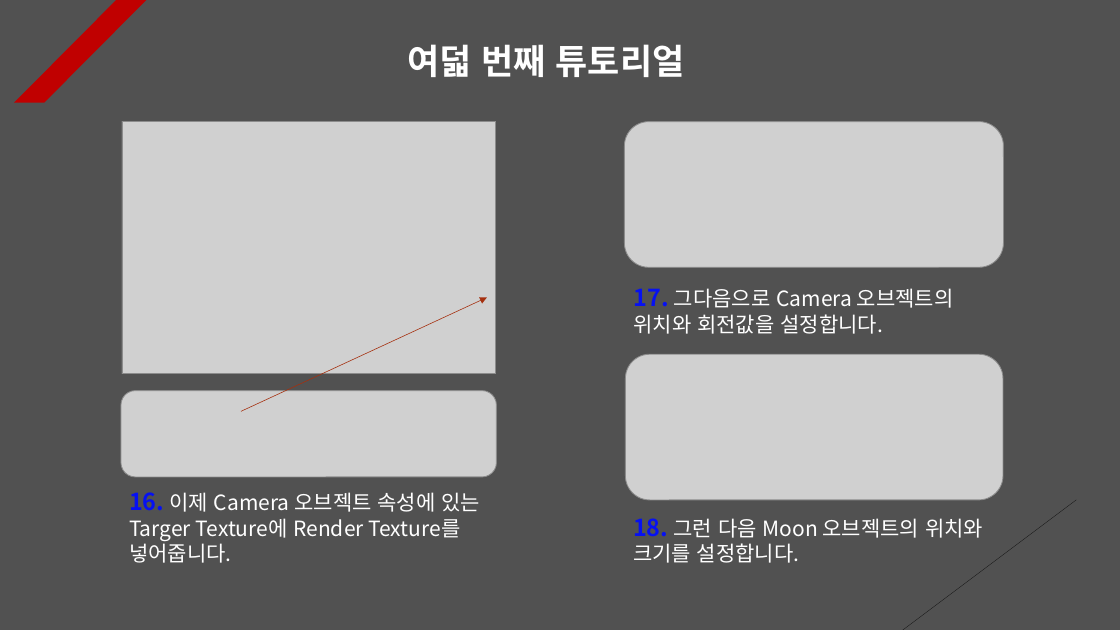
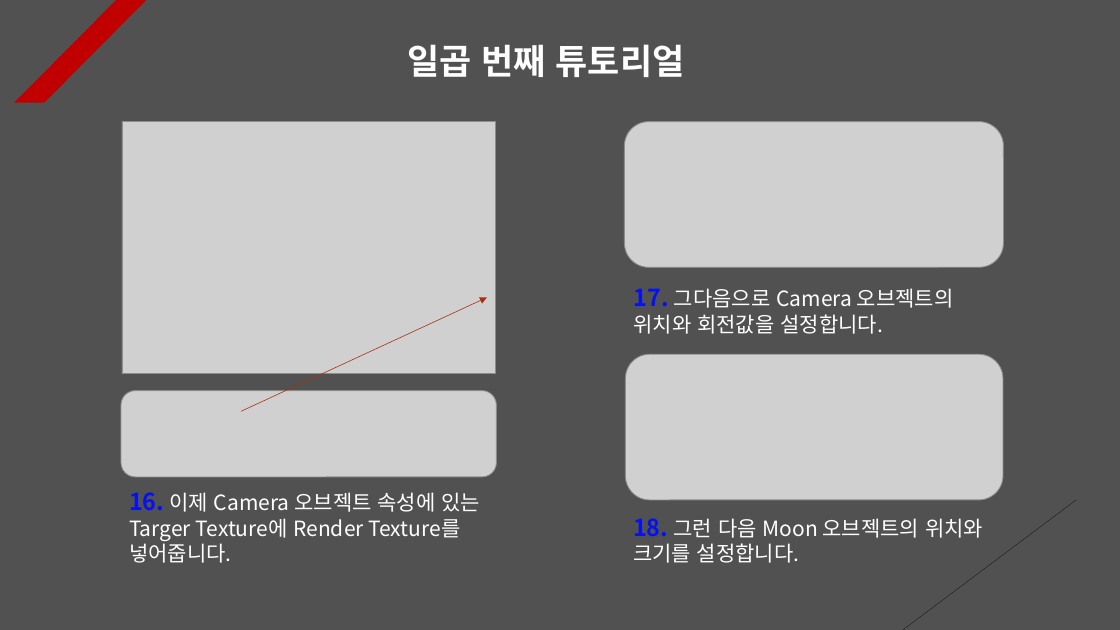
Before and after one commit to Unity2033/3D-UnityEngine, a slide deck: slide 10 of Assets/Class/Rotation/PPT Data/Rotation Example.pptx. Drawn at 1120x630 pixels with LibreOffice and Linux fonts; fonts in the diff are those of the drawing; grey boxes stand for pictures. Boxes give left, top, right and bottom in pixels: in the first picture for what was removed or moved away, otherwise in the second. Text is boxed around its words. In the diff, an @@ line names an element or a change of style, - is before the commit and + after.

```diff
--- a/Assets/Class/Rotation/PPT Data/Rotation Example.pptx
+++ b/Assets/Class/Rotation/PPT Data/Rotation Example.pptx
@@ text at <box>407,44,685,77</box>: text changed @@
-여덟 번째 튜토리얼
+일곱 번째 튜토리얼
```
Also in this commit, not shown: 10 other slides changed, 1 slide added, 1 slide removed, 14 other files.
